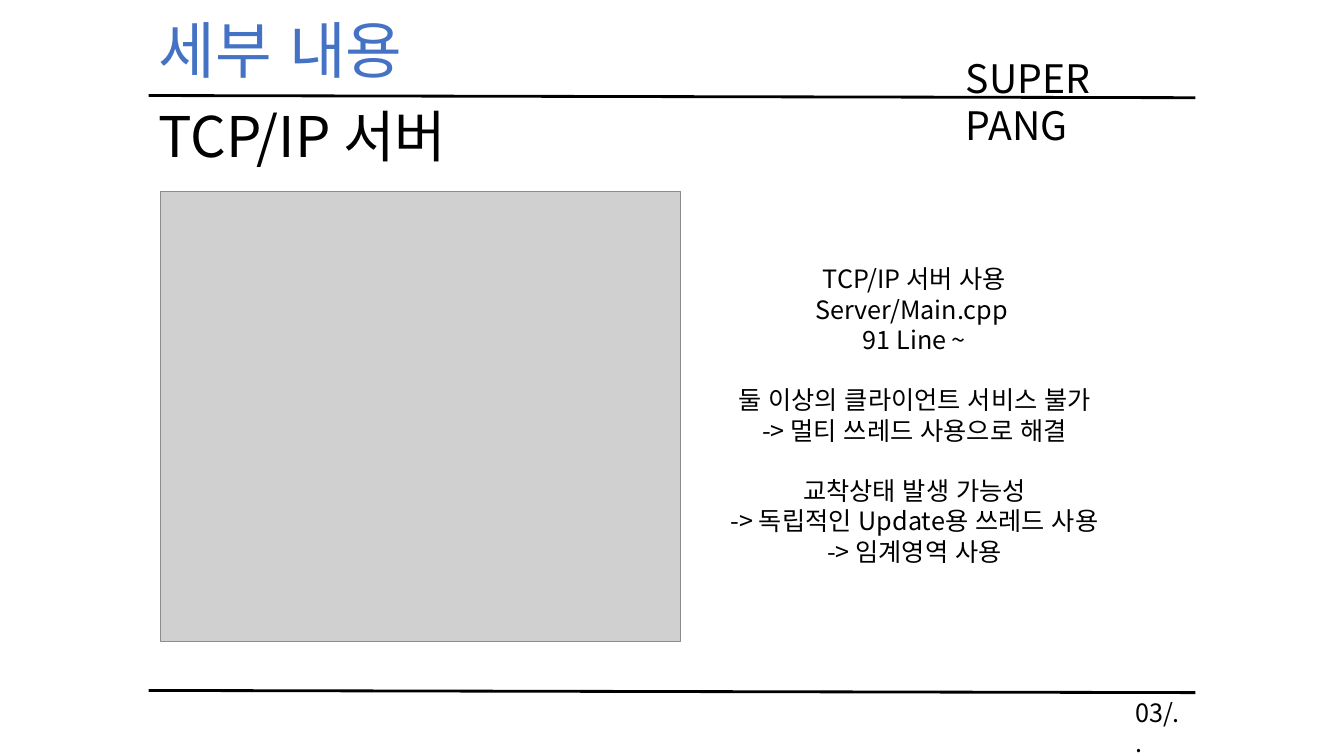
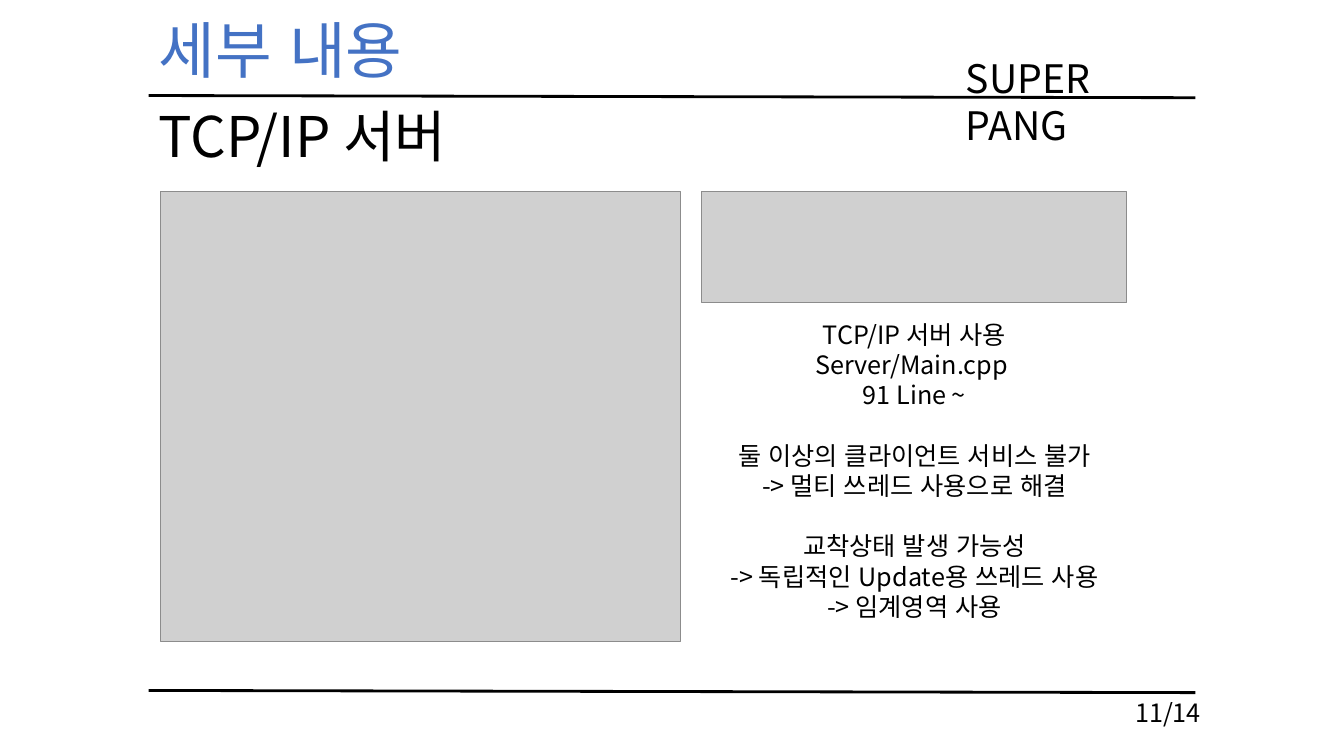
Before and after one commit to KimHaYoon/NetworkGamePrograming, a slide deck: slide 11 of 네트워크 게임 프로그래밍 레포트.pptx. Drawn at 1344x756 pixels with LibreOffice and Linux fonts; fonts in the diff are those of the drawing; grey boxes stand for pictures. Boxes give left, top, right and bottom in pixels: in the first picture for what was removed or moved away, otherwise in the second. Text is boxed around its words. In the diff, an @@ line names an element or a change of style, - is before the commit and + after.

```diff
--- a/네트워크 게임 프로그래밍 레포트.pptx
+++ b/네트워크 게임 프로그래밍 레포트.pptx
@@ picture added at box(702, 192, 1127, 302) @@
@@ text "TCP/IP 서버 사용": place and size @@
-text "TCP/IP 서버 사용" at box(738, 267, 1098, 563)
+text "TCP/IP 서버 사용" at box(738, 323, 1098, 618)
@@ text at box(1135, 702, 1201, 727): text changed @@
-03/..
+11/14
```
Also in this commit, not shown: 11 other slides changed, 1 slide added.
